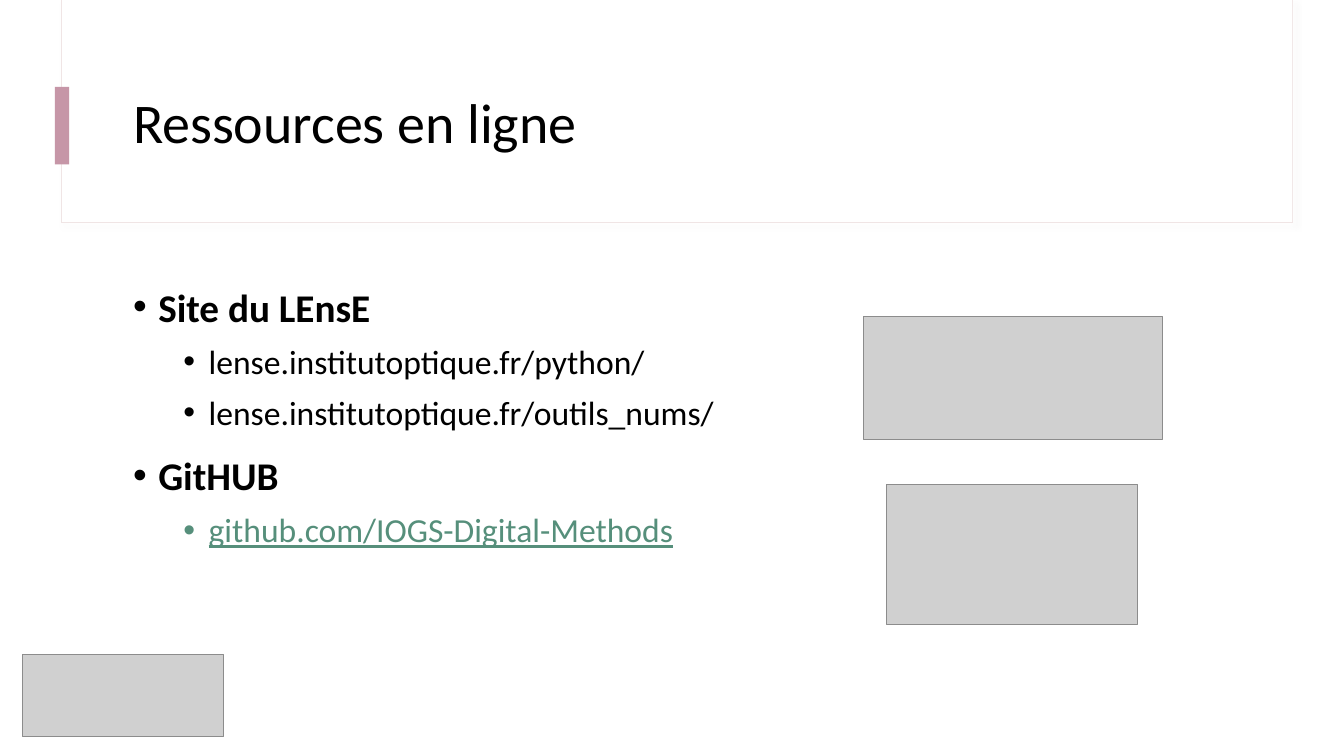
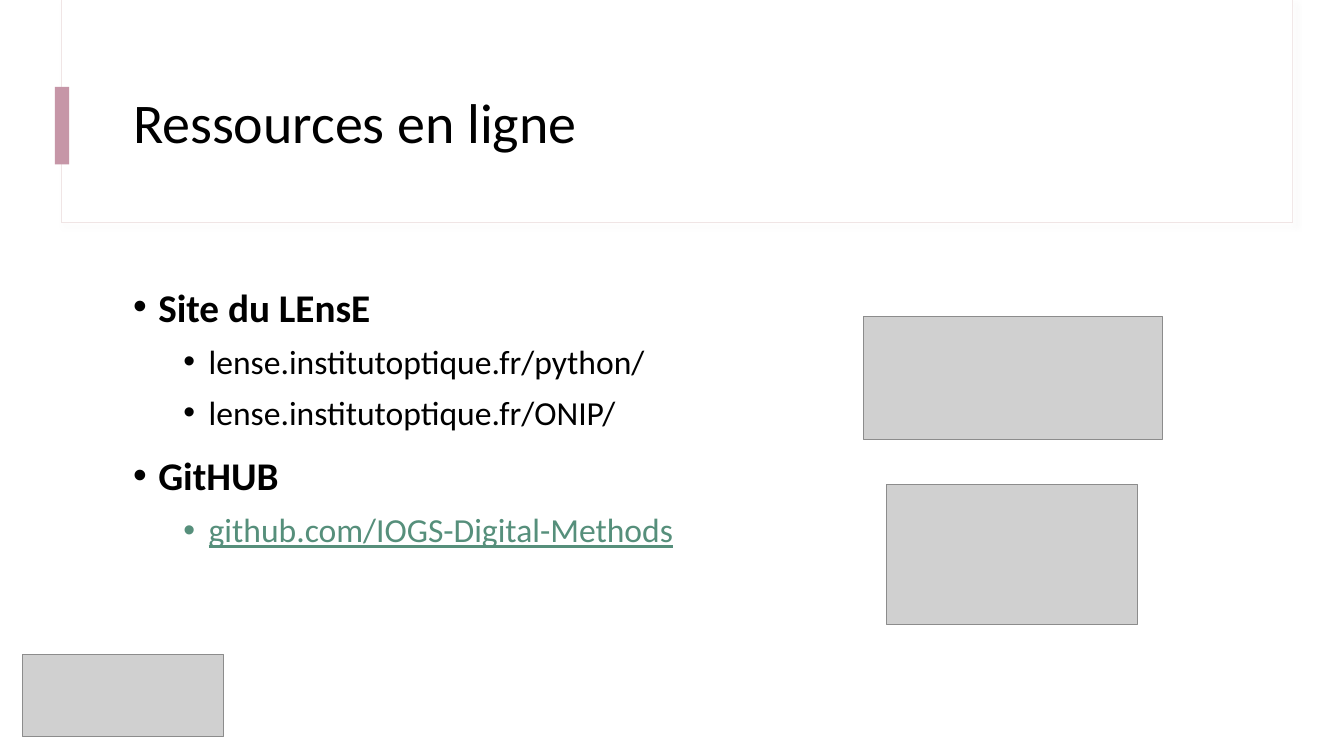
Before and after one commit to IOGS-Digital-Methods/semester-5, a slide deck: slide 20 of ONIP/onip_b0_intro/B0_0_Outils_Methodes.pptx (slide 17 before the commit). Drawn at 1344x756 pixels with LibreOffice and Linux fonts; fonts in the diff are those of the drawing; grey boxes stand for pictures. Boxes give left, top, right and bottom in pixels: in the first picture for what was removed or moved away, otherwise in the second. Text is boxed around its words. In the diff, an @@ line names an element or a change of style, - is before the commit and + after.

```diff
--- a/ONIP/onip_b0_intro/B0_0_Outils_Methodes.pptx
+++ b/ONIP/onip_b0_intro/B0_0_Outils_Methodes.pptx
@@ text at (209,401,616,431): text changed @@
-  • lense.institutoptique.fr/outils_nums/
+  • lense.institutoptique.fr/ONIP/
```
Also in this commit, not shown: 2 other slides changed, 3 slides added, 2 slides removed, 4 other files.
